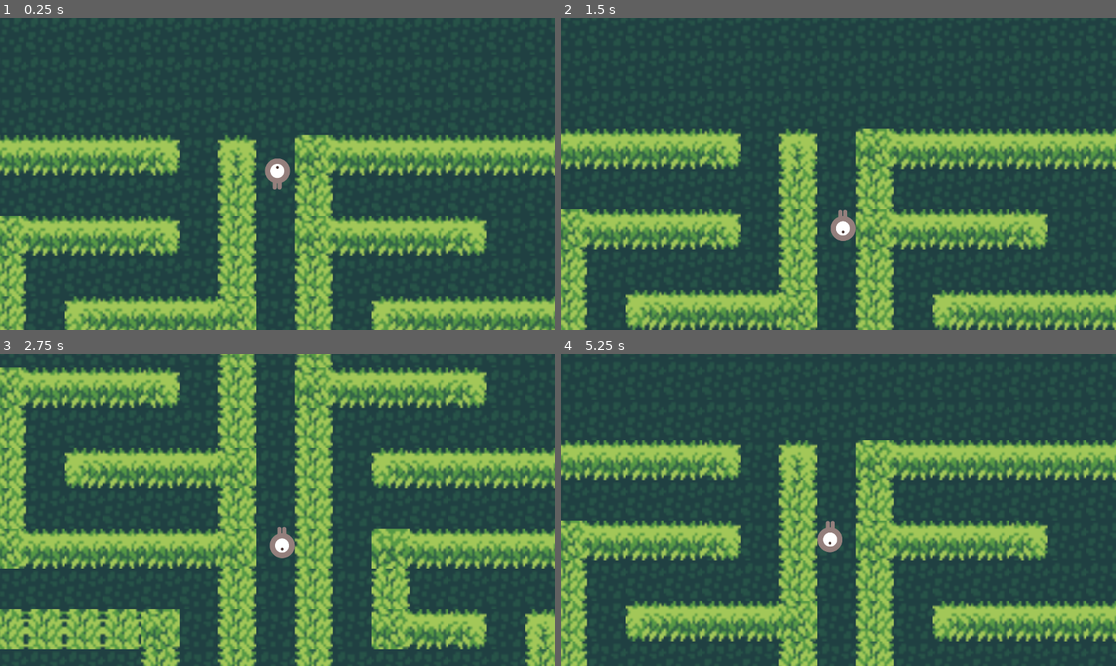
Above: before the commit, frames 1-4 (two rows, left to right).
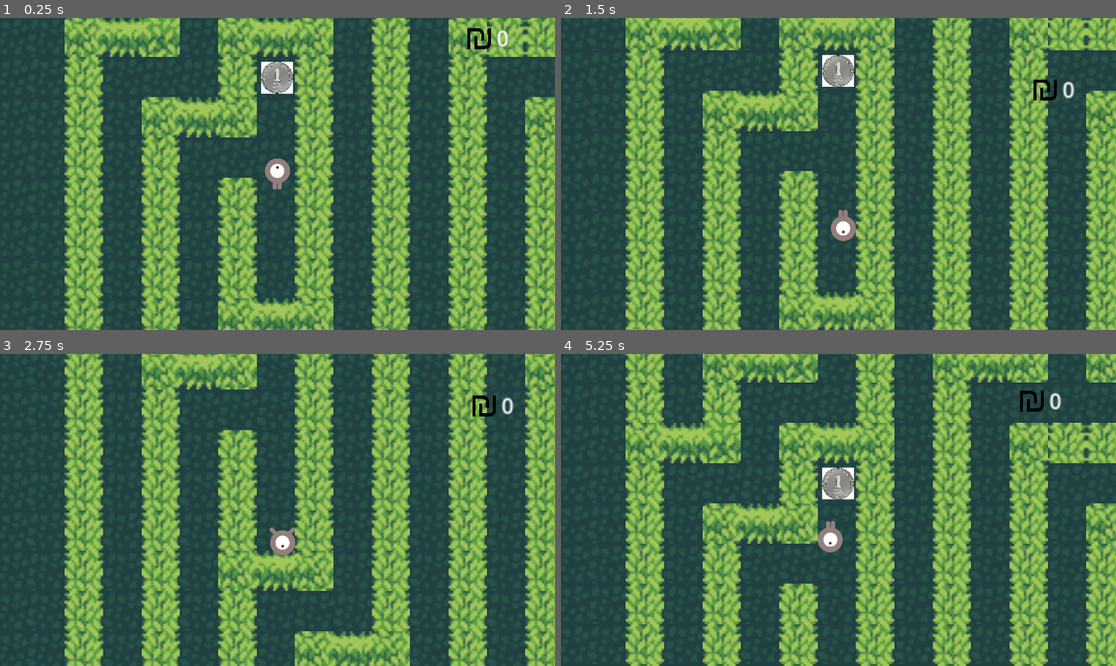
Above: after the commit, the same moments.

Repository: Black-hot-chili-peppers/Call-Of-the-Jungle
Game: Godot game, scene res://node.tscn
Same seed, same stepped clock (60 frames per second), same inputs: the game is played once before the commit and once after it.
Inputs:
- Up to frame 1 (0.25 s): no input
- Up to frame 2 (1.5 s): tap Enter at 0.5 s; hold D (move_right) 0.53-1.28 s; hold S (move_down) from 1.28 s (still down)
- Up to frame 3 (2.75 s): release S (move_down) at 2.03 s; hold D (move_right) from 2.03 s (still down)
- Up to frame 4 (5.25 s): release D (move_right) at 2.78 s; hold W (move_up) 2.78-3.53 s; hold A (move_left) 3.53-5.03 s; hold S (move_down) from 5.03 s (still down)

The runs differ from the first frame. In frame 1, 54% of the frame differs, in the area x 0-100%, y 0-100%; in frame 2, 54%; in frame 3, 55%; in frame 4, 53%.
Error after the commit: Invalid access to property or key 'text' on a base object of type 'null instance'. (res://Player.gd:69)

Commit message:
Add files via upload

Diff:
--- a/Player.gd
+++ b/Player.gd
@@ -11,6 +11,7 @@
 
 func _ready():
 	screen_size = get_viewport_rect().size
+	$Camera2D/Container/Label.text = str(0)
 
 func _walk():
 	await get_tree().create_timer(0.1).timeout
@@ -37,7 +38,6 @@
 			WalkSound.stop()
 		else:
 			$AnimatedSprite2D.stop()
-
 	velocity = target_velocity
 	move_and_slide()
 	# position = position.clamp(Vector2.ZERO, screen_size)
@@ -64,3 +64,7 @@
 	Text.visible = true
 	Engine.time_scale = 0
 	is_game_ended = true
+
+func _on_shekel_body_entered(body):
+	$Camera2D/Container/Label.text = ($Camersa2D/Container/Label.text) + 1
+	$"../Shekel".queue_free()
--- a/node.tscn
+++ b/node.tscn
@@ -8,8 +8,10 @@
 [ext_resource type="Texture2D" uid="uid://cf231u1coiaop" path="res://playerGrey_up2.png" id="6_5s4jv"]
 [ext_resource type="Texture2D" uid="uid://b7bncic1l3mb0" path="res://jungle tileset.png" id="7_ejpxt"]
 [ext_resource type="Texture2D" uid="uid://c2l24lsgousxf" path="res://1678353502_bogatyr-club-p-labirint-kvadratnii-foni-oboi-65.jpg" id="8_fhfg6"]
+[ext_resource type="Texture2D" uid="uid://b0cgbaj5qqkha" path="res://shekels.png" id="9_pt4ua"]
 [ext_resource type="AudioStream" uid="uid://cskcrdg4rn0co" path="res://sound/realStep.mp3" id="9_qihli"]
 [ext_resource type="AudioStream" uid="uid://cysdbeykhhdk2" path="res://sound/RealJungleMusic.mp3" id="10_s65mw"]
+[ext_resource type="Texture2D" uid="uid://cjr1wghako53w" path="res://shekel.webp" id="12_s8xmw"]
 
 [sub_resource type="TileSetAtlasSource" id="TileSetAtlasSource_8gchb"]
 texture = ExtResource("1_522qu")
@@ -1418,6 +1420,9 @@
 [sub_resource type="RectangleShape2D" id="RectangleShape2D_n7b36"]
 size = Vector2(26, 25)
 
+[sub_resource type="CircleShape2D" id="CircleShape2D_gq8ge"]
+radius = 400.002
+
 [node name="Node" type="Node"]
 
 [node name="maze" type="Sprite2D" parent="."]
@@ -1444,7 +1449,7 @@
 layer_1/tile_data = PackedInt32Array(262137, 1703936, 4, 327673, 1703936, 4, 393210, 1703936, 4, 393211, 1703936, 4, 39 …(138498 unchanged characters)…
 
 [node name="Player" type="CharacterBody2D" parent="."]
-position = Vector2(266, -427)
+position = Vector2(-106, -122)
 rotation = -0.000765095
 floor_stop_on_slope = false
 script = ExtResource("2_aeha8")
@@ -1468,6 +1473,23 @@
 position_smoothing_enabled = true
 drag_horizontal_enabled = true
 drag_vertical_enabled = true
+
+[node name="Container" type="Container" parent="Player/Camera2D"]
+offset_left = 948.346
+offset_top = -654.27
+offset_right = 988.346
+offset_bottom = -614.27
+scale = Vector2(5.74942, 5.74942)
+
+[node name="Label" type="Label" parent="Player/Camera2D/Container"]
+layout_mode = 2
+text = "0"
+
+[node name="Shekels" type="Sprite2D" parent="Player/Camera2D/Container"]
+position = Vector2(-13.0541, 11.9478)
+rotation = 0.000765095
+scale = Vector2(0.0147228, 0.0147228)
+texture = ExtResource("9_pt4ua")
 
 [node name="AudioStreamPlayer" type="AudioStreamPlayer" parent="."]
 stream = ExtResource("9_qihli")
@@ -1495,4 +1517,17 @@
 volume_db = 10.0
 autoplay = true
 
+[node name="Shekel" type="Area2D" parent="."]
+
+[node name="Shekel" type="Sprite2D" parent="Shekel"]
+position = Vector2(157, 263)
+scale = Vector2(0.0274998, 0.0274998)
+texture = ExtResource("12_s8xmw")
+
+[node name="CollisionShape2D" type="CollisionShape2D" parent="Shekel"]
+position = Vector2(157, 263)
+scale = Vector2(0.0274998, 0.0274998)
+shape = SubResource("CircleShape2D_gq8ge")
+
 [connection signal="body_entered" from="Area2D" to="Player" method="_on_area_2d_body_entered"]
+[connection signal="body_entered" from="Shekel" to="Player" method="_on_shekel_body_entered"]
Not shown: 1 places in node.tscn that only renumber resources
Binary file added: shekel.webp
Not shown, added: shekel.webp.import
Binary file added: shekels.png
Not shown, added: shekels.png.import
